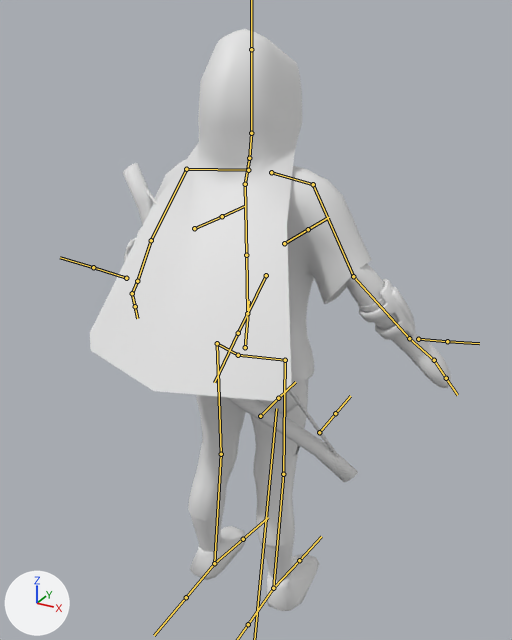
The FBX model Content/archerAnim/archerAnim.fbx as it was, and as the next commit left it.
Before and after are seen from a 50 mm lens placed at (0.896, -1.583, 0.914), pointed at (-0.041, 0.121, 0.062). Arrows for +X, +Y and +Z are at lower left; the lights stay in place. The bones that bend it are drawn over the model as lines.

Objects in the first picture: 'ArcherFinal', 'BowFinal'.
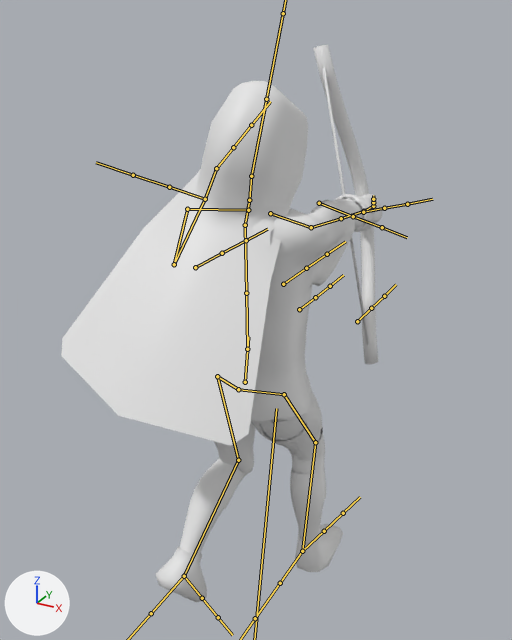
The newer file adds an action. The first version stands in its rest pose; the second is drawn at frame 13 of the action 'metarig.002|metarig.002|attack'.

What differs and where, as boxes [x1, y1, x2, y2] in the pictures (512 x 640 px):
'ArcherFinal', posed (11% narrower, 10% shorter): before [90, 29, 451, 611]; after [61, 81, 382, 602]
'BowFinal', posed (72% narrower): before [123, 163, 358, 482]; after [313, 45, 378, 364]
bone 'spine.001', root to tip: before (245, 347) to (249, 301); after (245, 382) to (248, 337)
bone 'spine.006', root to tip: before (251, 133) to (251, 49); after (251, 176) to (266, 99)
bone 'upper_arm.L', root to tip: before (186, 169) to (151, 240); after (187, 209) to (174, 264)
bone 'forearm.L', root to tip: before (151, 240) to (137, 281); after (174, 264) to (205, 199)
bone 'upper_arm.R', root to tip: before (313, 184) to (353, 276); after (311, 227) to (341, 218)
bone 'forearm.R', root to tip: before (353, 276) to (409, 338); after (341, 218) to (364, 211)
bone 'thigh.L', root to tip: before (217, 343) to (221, 454); after (217, 376) to (238, 460)
bone 'thigh.L.001.L', root to tip: before (221, 454) to (214, 563); after (238, 460) to (184, 576)
bone 'thigh.R', root to tip: before (285, 360) to (283, 474); after (284, 394) to (315, 442)
bone 'thigh.L.001.R', root to tip: before (283, 474) to (273, 588); after (315, 442) to (302, 551)
bone 'swordBone', root to tip: before (266, 275) to (238, 333); after (319, 203) to (353, 216)

The change, as a diff of the scene's bpy script:
```diff
--- a/Content/archerAnim/archerAnim.fbx.py
+++ b/Content/archerAnim/archerAnim.fbx.py
@@ bone_spine_001 @@
 bone_spine_001 = bpy.data.objects['metarig.002'].pose.bones['spine.001']  # child of 'spine.007'
-bone_spine_001.location = (0.0, 0.0, 0.0)
+bone_spine_001.location = (0.0, -0.108, 0.017)
@@ bone_spine_006 @@
 bone_spine_006 = bpy.data.objects['metarig.002'].pose.bones['spine.006']  # child of 'spine.005'
-bone_spine_006.rotation_quaternion = (1.0, 0.0, 0.0, 0.0)  # degrees (0, 0, 0)
+bone_spine_006.rotation_quaternion = (0.994, 0.0, 0.0, 0.107)  # degrees (0, 0, 12)
@@ bone_upper_arm_l @@
 bone_upper_arm_l = bpy.data.objects['metarig.002'].pose.bones['upper_arm.L']  # child of 'shoulder.L'
-bone_upper_arm_l.rotation_quaternion = (1.0, 0.0, 0.0, 0.0)  # degrees (0, 0, 0)
+bone_upper_arm_l.rotation_quaternion = (0.981, 0.189, 0.016, -0.028)  # degrees (22, 2, -3)
@@ bone_forearm_l @@
 bone_forearm_l = bpy.data.objects['metarig.002'].pose.bones['forearm.L']  # child of 'upper_arm.L'
-bone_forearm_l.rotation_quaternion = (1.0, 0.0, 0.0, 0.0)  # degrees (0, 0, 0)
+bone_forearm_l.rotation_quaternion = (0.417, 0.87, 0.008, 0.264)  # degrees (125, -27, 15)
@@ bone_upper_arm_r @@
 bone_upper_arm_r = bpy.data.objects['metarig.002'].pose.bones['upper_arm.R']  # child of 'shoulder.R'
-bone_upper_arm_r.rotation_quaternion = (1.0, 0.0, 0.0, 0.0)  # degrees (0, 0, 0)
+bone_upper_arm_r.rotation_quaternion = (0.725, 0.668, -0.02, 0.167)  # degrees (84, -15, 13)
@@ bone_forearm_r @@
 bone_forearm_r = bpy.data.objects['metarig.002'].pose.bones['forearm.R']  # child of 'upper_arm.R'
-bone_forearm_r.rotation_quaternion = (1.0, 0.0, 0.0, 0.0)  # degrees (0, 0, 0)
+bone_forearm_r.rotation_quaternion = (0.976, -0.2, -0.036, 0.079)  # degrees (-23, -2, 10)
@@ bone_thigh_l @@
 bone_thigh_l = bpy.data.objects['metarig.002'].pose.bones['thigh.L']  # child of 'pelvis.L'
-bone_thigh_l.rotation_quaternion = (1.0, 0.0, 0.0, 0.0)  # degrees (0, 0, 0)
+bone_thigh_l.rotation_quaternion = (0.989, -0.145, 0.0, 0.0)  # degrees (-17, 0, 0)
@@ bone_thigh_l_001_l @@
 bone_thigh_l_001_l = bpy.data.objects['metarig.002'].pose.bones['thigh.L.001.L']  # child of 'thigh.L'
-bone_thigh_l_001_l.rotation_quaternion = (1.0, 0.0, 0.0, 0.0)  # degrees (0, 0, 0)
+bone_thigh_l_001_l.rotation_quaternion = (0.84, 0.543, 0.0, 0.0)  # degrees (66, 0, 0)
@@ bone_thigh_r @@
 bone_thigh_r = bpy.data.objects['metarig.002'].pose.bones['thigh.R']  # child of 'pelvis.R'
-bone_thigh_r.rotation_quaternion = (1.0, 0.0, 0.0, 0.0)  # degrees (0, 0, 0)
+bone_thigh_r.rotation_quaternion = (0.946, -0.324, 0.0, 0.0)  # degrees (-38, 0, 0)
@@ bone_thigh_l_001_r @@
 bone_thigh_l_001_r = bpy.data.objects['metarig.002'].pose.bones['thigh.L.001.R']  # child of 'thigh.R'
-bone_thigh_l_001_r.rotation_quaternion = (1.0, 0.0, 0.0, 0.0)  # degrees (0, 0, 0)
+bone_thigh_l_001_r.rotation_quaternion = (0.937, 0.349, 0.0, 0.0)  # degrees (41, 0, 0)
@@ bone_swordbone @@
 bone_swordbone = bpy.data.objects['metarig.002'].pose.bones['swordBone']  # child of 'spine.001'
-bone_swordbone.location = (0.0, 0.0, 0.0)
-bone_swordbone.rotation_quaternion = (1.0, 0.0, 0.0, 0.0)  # degrees (0, 0, 0)
+bone_swordbone.location = (0.219, -0.076, 0.393)
+bone_swordbone.rotation_quaternion = (0.73, 0.44, 0.414, -0.319)  # degrees (55, 62, -13)
```
